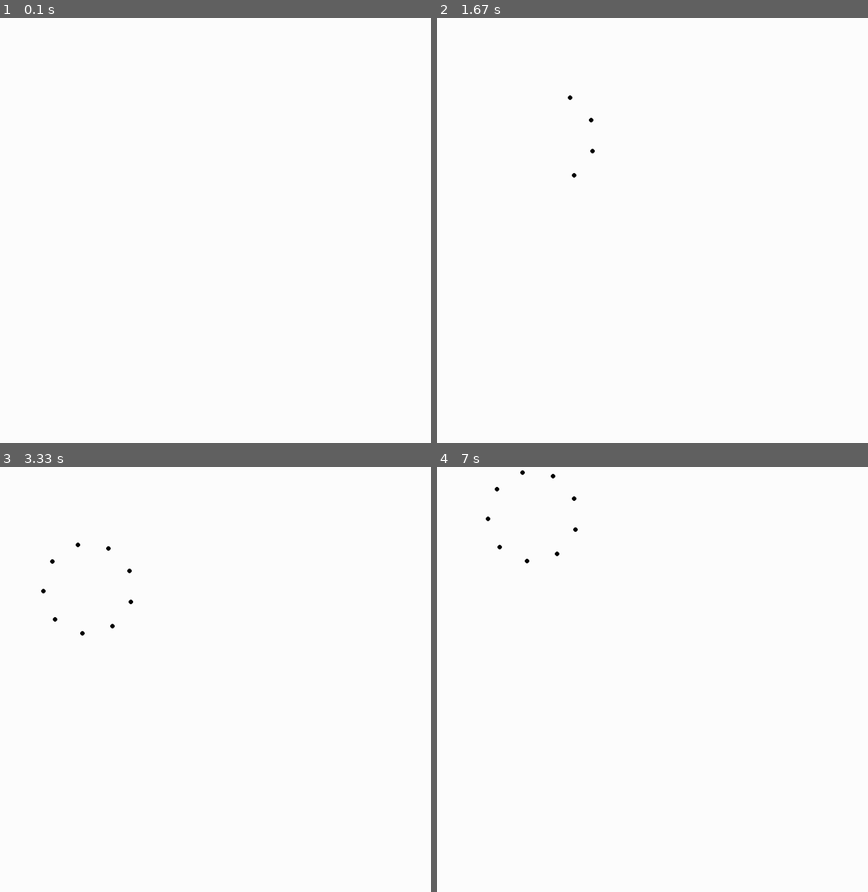
Above: before the commit, frames 1-4 (two rows, left to right).
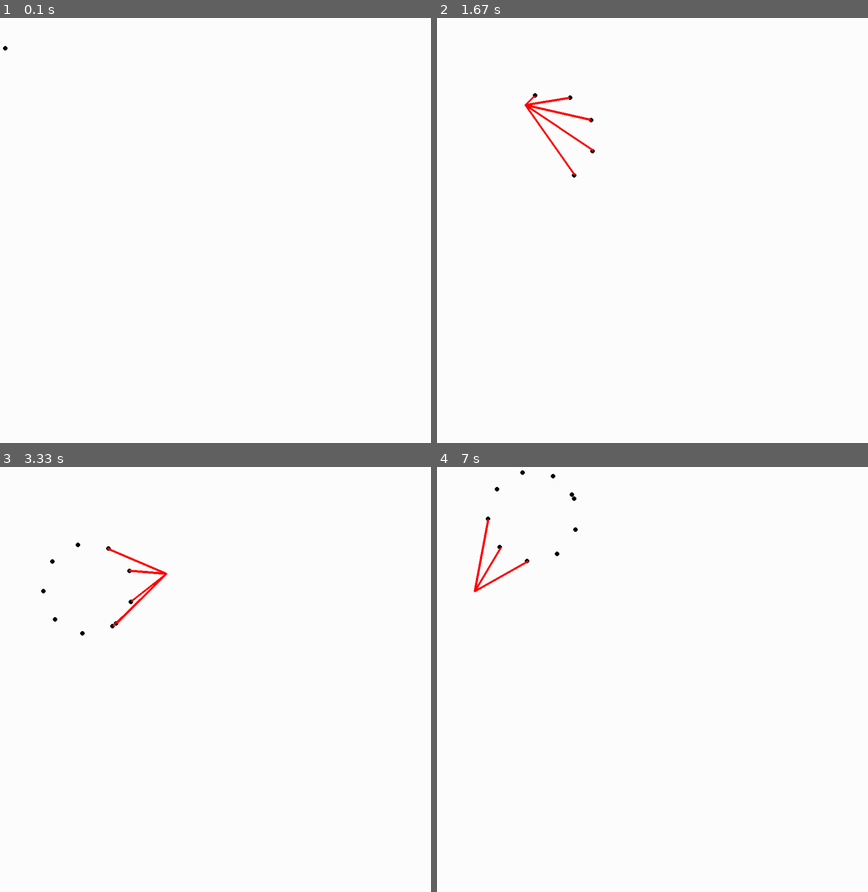
Above: after the commit, the same moments.

Repository: 15collinst/Pygame
Game: pygame game, started from element_orbiting.py
Two runs of this game, one before a commit and one after it. Both use one fixed random seed, a clock stepped at 60 frames per second and the inputs below.
Inputs (mouse positions are in pixels of both pictures, inside the frame that each line leads up to):
- Up to frame 1 (0.1 s): no input
- Up to frame 2 (1.67 s): click (656, 226) at 0.38 s; click (699, 324) at 0.72 s; click (820, 383) at 1.05 s; click (549, 137) at 1.38 s
- Up to frame 3 (3.33 s): click (219, 730) at 1.72 s; click (155, 581) at 2.05 s; click (374, 794) at 2.38 s; click (73, 717) at 2.72 s; click (86, 590) at 3.05 s
- Up to frame 4 (7 s): click (549, 756) at 3.38 s; click (816, 777) at 3.72 s; click (518, 841) at 4.05 s; click (514, 705) at 4.38 s; click (682, 798) at 4.72 s; click (734, 824) at 5.05 s; click (497, 832) at 5.38 s; click (544, 751) at 5.72 s; click (799, 573) at 6.05 s; click (678, 547) at 6.38 s; click (531, 518) at 6.72 s

The runs differ from the first frame. In frame 1, less than 0.1% of the frame differs, in the area x 0-2%, y 6-8%; in frame 2, 0.4%, in the area x 20-37%, y 17-38%; in frame 3, 0.3%; in frame 4, 0.3%.

Commit message:
weird results

Diff:
--- a/element_orbiting.py
+++ b/element_orbiting.py
@@ -5,6 +5,7 @@
 
 bg = (255, 255, 255)
 orbit_col = (0, 0, 0)
+RED = (255,0,0)
 
 size = [1000, 1000]
 screen = pygame.display.set_mode(size)
@@ -19,8 +20,6 @@
 ELECTRON_SIZE = 5
 ROTATION_SPEED = 1
 ELECTRONS = []
-
-number_of_electrons = 0
 
 class Electron():
     def __init__(self):
@@ -42,17 +41,23 @@
         cosine_of_orbit_degree = math.cos(self.angle * 0.0174532925)
         return my + (cosine_of_orbit_degree * ORBIT_RADIUS)
 
-    def get_angle(self, number_of_electrons):
-        mx,my = pygame.mouse.get_pos()
-        closest_distance = ORBIT_RADIUS * 2
-        for i in range(number_of_electrons):
-            x1 = self.get_x(mx)
-            y1 = self.get_y(my)
-            y2 = ELECTRONS[i].get_x()
-            x2 = ELECTRONS[i].get_y()
-            distance_to_neighbour = math.sqrt( ((x2 - x1) ** 2) + ((y2 - y1) ** 2))
-            if distance_to_neighbour < closest_distance:
-                closest_distance = distance_to_neighbour
+    def get_angle(self):
+        if len(ELECTRONS) == 1:
+            pass
+        else:
+            mx,my = pygame.mouse.get_pos()
+            closest_distance = ORBIT_RADIUS * 2
+            for i in range(len(ELECTRONS)):
+                x1 = self.get_x(mx)
+                y1 = self.get_y(my)
+                x2 = ELECTRONS[i].get_y(my)
+                y2 = ELECTRONS[i].get_x(mx)
+                distance_to_neighbour = math.sqrt( ((x2 - x1) ** 2) + ((y2 - y1) ** 2) )
+
+
+                if distance_to_neighbour < closest_distance:
+                    pygame.draw.line(screen, RED, [y2, x2], [y1, x1], 5)
+
 
 
 
@@ -67,8 +72,10 @@
 
     screen.fill(bg)
 
-    for i in range(len(ELECTRONS) - 1):
+    for i in range(len(ELECTRONS)):
         ELECTRONS[i].draw()
+
+    ELECTRONS[0].get_angle()
 
     pygame.display.update()
 
@@ -76,4 +83,3 @@
 
 
 pygame.quit
-print(len(ELECTRONS))
